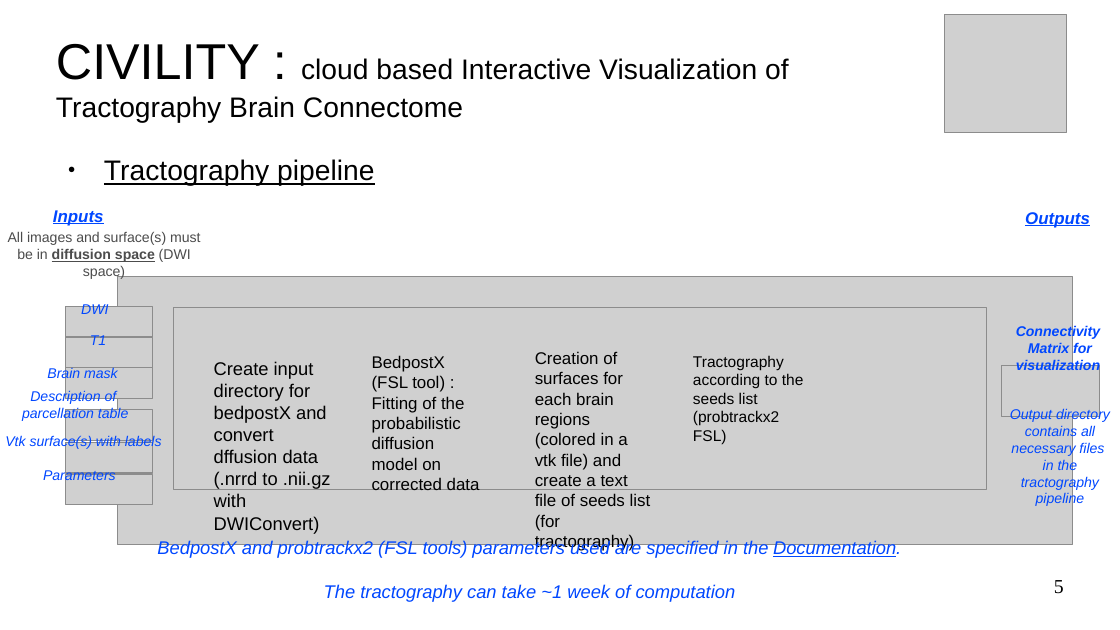
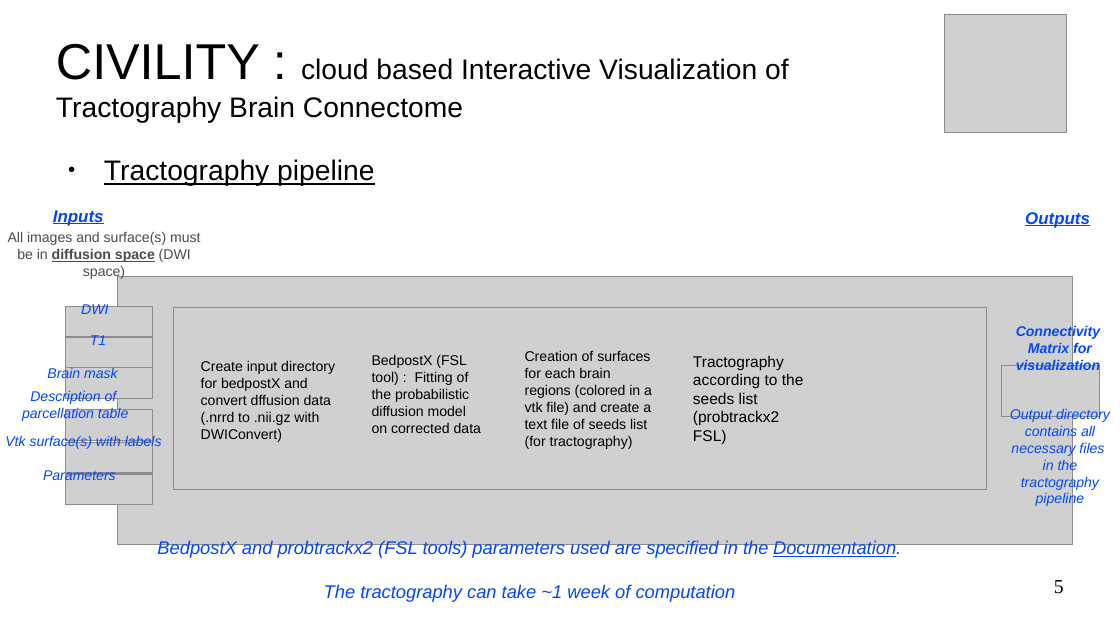
Before and after one commit to NIRALUser/CIVILITY, a slide deck: slide 5 of doc/tutorialCIVILITY.odp. Drawn at 1120x630 pixels with LibreOffice and Linux fonts; fonts in the diff are those of the drawing; grey boxes stand for pictures; background and template pictures are left out. Boxes give left, top, right and bottom in pixels: in the first picture for what was removed or moved away, otherwise in the second. Text is boxed around its words. In the diff, an @@ line names an element or a change of style, - is before the commit and + after.

```diff
--- a/doc/tutorialCIVILITY.odp
+++ b/doc/tutorialCIVILITY.odp
@@ text "Create input directory for bedpostX ...": place and size @@
-text "Create input directory for bedpostX ..." at [214, 361, 331, 533]
+text "Create input directory for bedpostX ..." at [201, 360, 335, 442]
@@ text "Create input directory for bedpostX ..." at [201, 360, 335, 442]: size 13 to 10 pt @@
@@ text "BedpostX (FSL tool) : Fitting ..." at [372, 355, 481, 433]: size 12 to 10 pt @@
@@ text "Creation of surfaces for each ..." at [525, 350, 652, 449]: size 12 to 10 pt @@
@@ text "Creation of surfaces for each ...": place and size @@
-text "Creation of surfaces for each ..." at [535, 351, 651, 551]
+text "Creation of surfaces for each ..." at [525, 350, 652, 449]
```
Also in this commit, not shown: 7 other slides changed, 11 other files.
